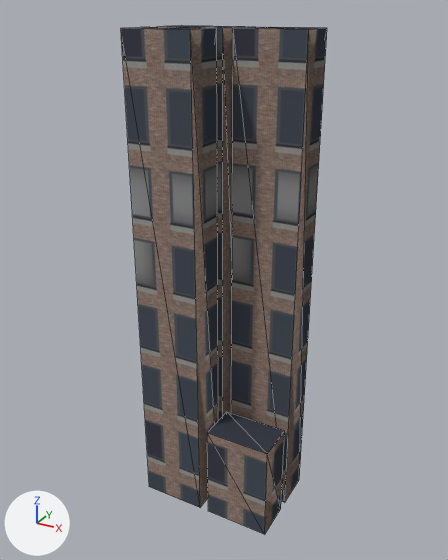
The glTF model assets/models/city_block_12345_6_23.glb: old version first, new version second.
Before and after are seen from a 50 mm lens placed at (7.78, -14.21, 14.45), pointed at (-0.09, 0.1, 7.3). The lights are fixed; the arrows at lower left show +X, +Y and +Z. The picture after the commit comes second. Mesh edges are drawn as thin lines. Vertices at exactly the same position are counted once.

Script lines for the objects in view, before the commit:
```python
me_block_23 = bpy.data.meshes.new('block_23')
me_block_23.from_pydata(...)  # 32 vertices, 48 faces; spans x -2.1..2.1, y -1.35..1.35, z 0.0..14.0
# faces by material slot: [12, 12, 12, 12]
me_block_23.materials.append(mat_tier1)  # picture img_image_0
me_block_23.materials.append(mat_tier1_001)  # picture img_image_0
me_block_23.materials.append(mat_tier1_002)  # picture img_image_0
me_block_23.materials.append(mat_tier1_003)  # picture img_image_0
# before: 1 (-0.15, 0.15, 0.0), 2 (-2.1, 0.15, 0.0), 5 (-2.1, 0.15, 14.0) at pixel (156, 26), 6 (-0.15, 0.15, 14.0) at pixel (222, 27), 17 (2.1, 0.15, 0.0) at pixel (284, 502)
# before: 18 (0.15, 0.15, 0.0), 21 (0.15, 0.15, 14.0) at pixel (233, 27), 22 (2.1, 0.15, 14.0) at pixel (308, 29)
# before: 28 (0.15, -0.15, 3.0) at pixel (226, 411), 29 (0.15, -1.35, 3.0) at pixel (207, 432), 30 (2.1, -1.35, 3.0) at pixel (267, 453), 31 (2.1, -0.15, 3.0) at pixel (284, 430)
ob_block_23 = bpy.data.objects.new('block_23', me_block_23)
ob_block_23.location = (0.0, 0.0, 0.0)
```
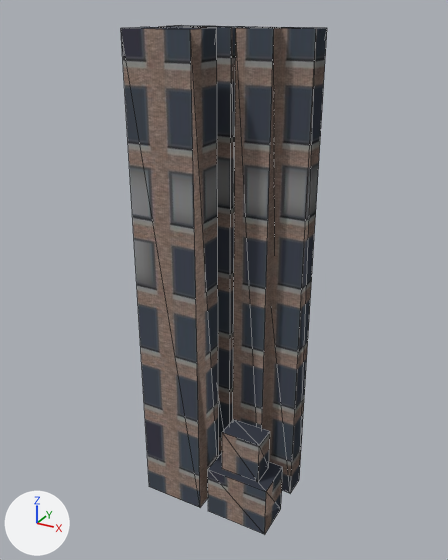
The change in detail:
me_block_23 is used by ob_block_23; location (0.0, 0.0, 0.0).
Verts and faces of me_block_23; kept vertices keep their numbers, new ones are numbered from 32.
me_block_23 had 32 vertices, 48 faces and spanned x -2.1..2.1, y -1.35..1.35, z 0.0..14.0.
me_block_23 now has 56 vertices, 84 faces and spans x -2.1..2.1, y -1.35..1.35, z 0.0..14.0.
me_block_23 part 1: a new loose piece, a box spanning x -2.04..-1.03, y 0.15..1.35, z 0.0..14.0, in mat_tier1 (picture img_image_0).
me_block_23 part 2: a new loose piece, a box spanning x 0.21..1.22, y 0.15..1.35, z 0.0..14.0, in mat_tier1_002 (picture img_image_0).
me_block_23 part 3: a new loose piece, a box spanning x 0.52..1.73, y -1.12..-0.38, z 1.65..3.0, in mat_tier1_003 (picture img_image_0).
Part 4, on me_block_23:
Vertices 1, 2, 5, 6, 17, 18, 21, 22 move by (0.0, 0.46, 0.0).
Part 5, on me_block_23:
Vertices 28 to 31 move by (0.0, 0.0, -1.35).

Pixel boxes [x1, y1, x2, y2] of what changed, in the pictures (448 x 560 px; the box of a moved part takes in the faces that stretch with it):
part 1 of me_block_23, added: after [161, 26, 205, 28]
part 2 of me_block_23, added: after [233, 27, 289, 430]
part 3 of me_block_23, added: after [222, 419, 270, 482]
part 4 of me_block_23, moved or reshaped: before [158, 25, 327, 502]; after [181, 25, 327, 494]
part 5 of me_block_23, moved or reshaped: before [207, 412, 285, 534]; after [208, 453, 283, 534]
